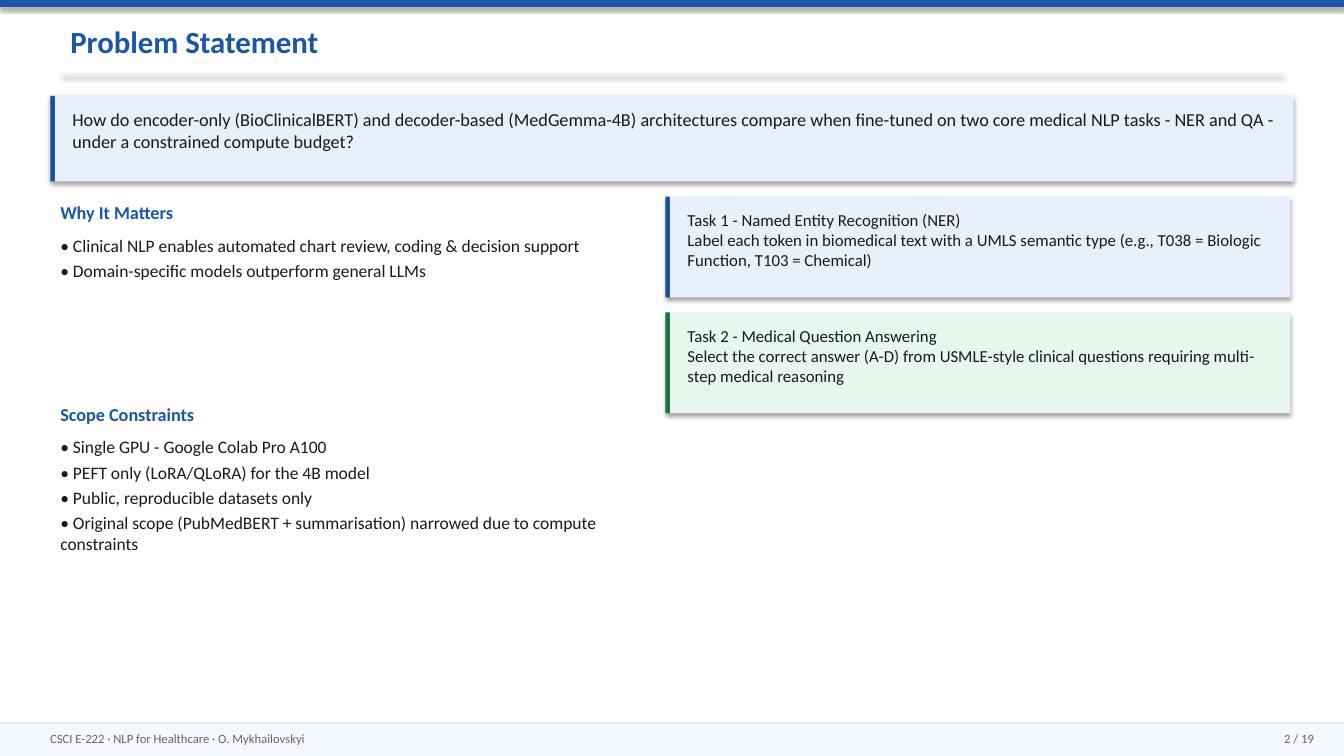
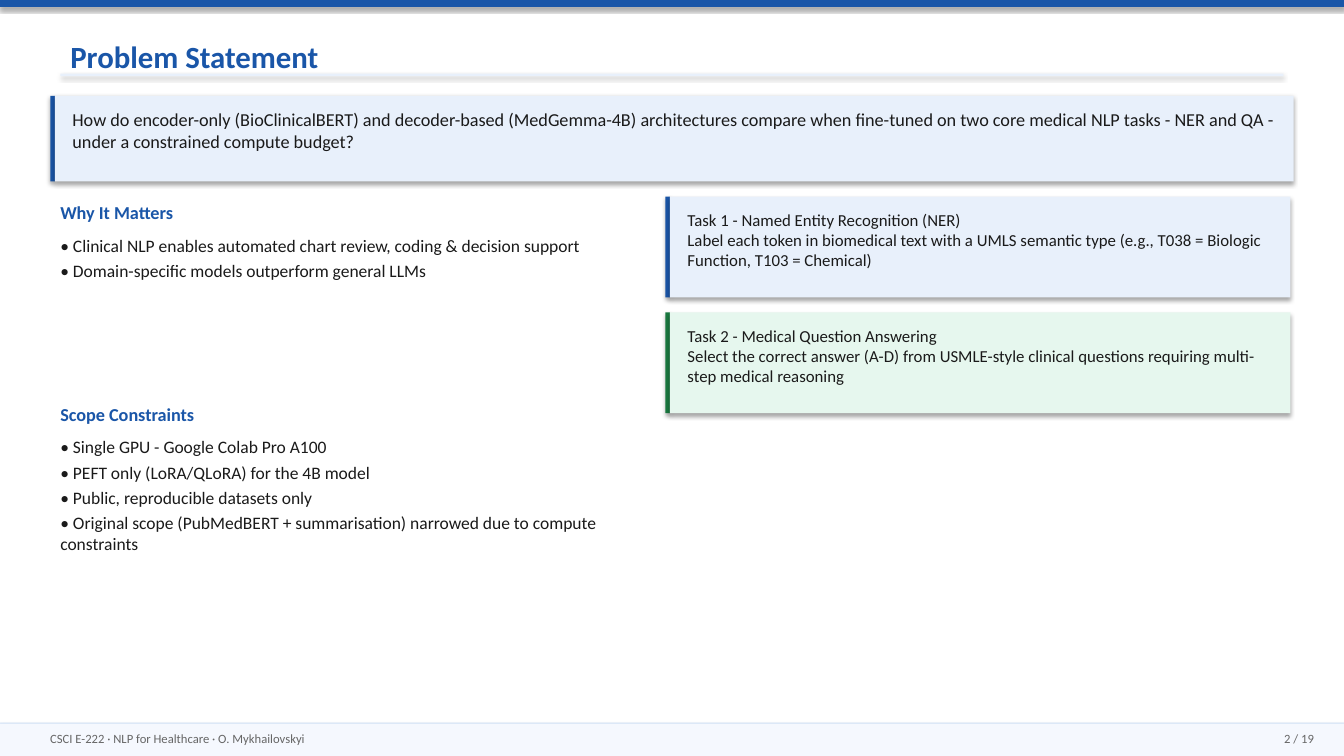
Before and after one commit to vonKleve/csci-e222-final-project, a slide deck: slide 2 of NLP_Healthcare_Mykhailovskyi.pptx. Drawn at 1344x756 pixels with LibreOffice and Linux fonts; fonts in the diff are those of the drawing. Boxes give left, top, right and bottom in pixels: in the first picture for what was removed or moved away, otherwise in the second. Text is boxed around its words. In the diff, an @@ line names an element or a change of style, - is before the commit and + after.

```diff
--- a/NLP_Healthcare_Mykhailovskyi.pptx
+++ b/NLP_Healthcare_Mykhailovskyi.pptx
@@ text "Problem Statement": place and size @@
-text "Problem Statement" at (70, 31, 318, 54)
+text "Problem Statement" at (70, 46, 318, 69)
```
Also in this commit, not shown: 8 other slides changed, 1 slide removed, 1 other file.
